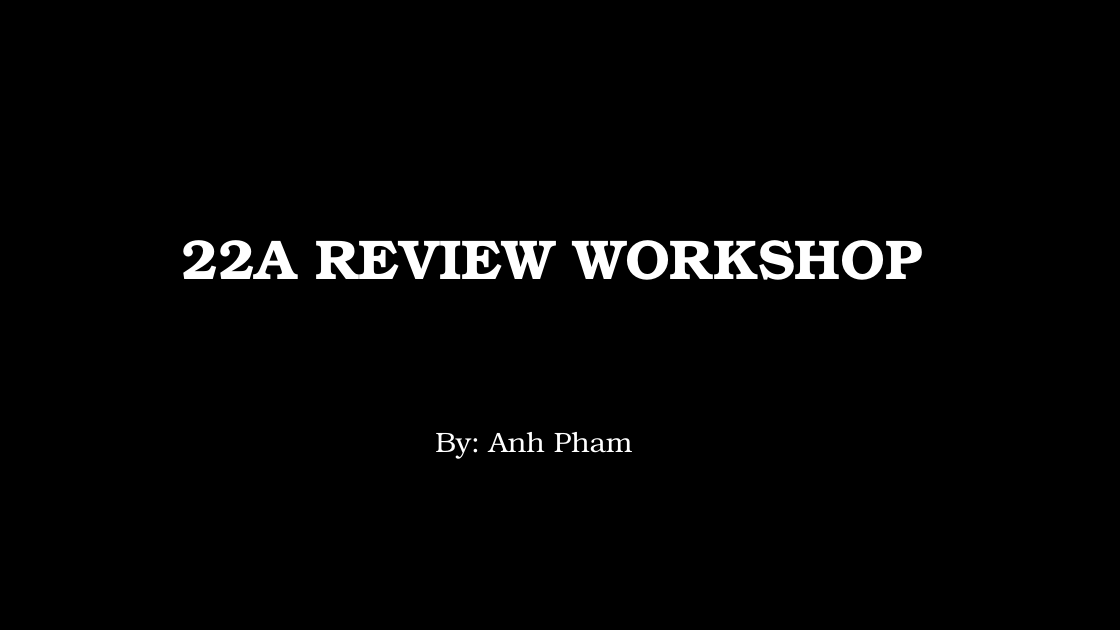
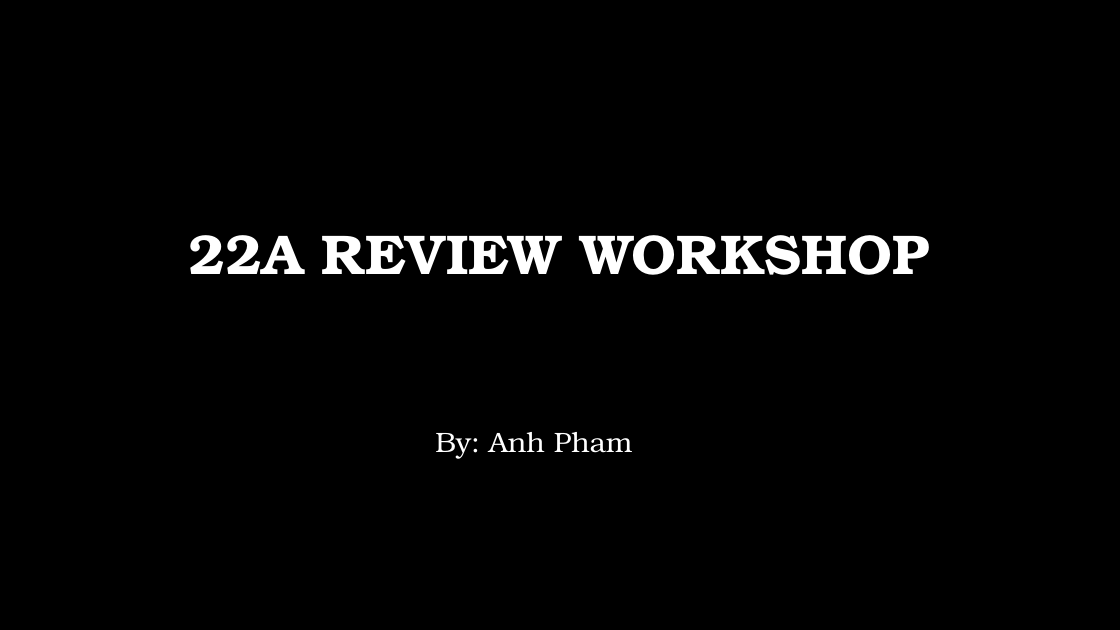
Before and after one commit to pmer/Simple-Game-Leading-Material, a slide deck: slide 1 of 1st workshop_22A REVIEW.pptx. Drawn at 1120x630 pixels with LibreOffice and Linux fonts; fonts in the diff are those of the drawing; background and template pictures are left out. Boxes give left, top, right and bottom in pixels: in the first picture for what was removed or moved away, otherwise in the second. Text is boxed around its words. In the diff, an @@ line names an element or a change of style, - is before the commit and + after.

Commit message:
final changes to 1st workshop.ppt

```diff
--- a/1st workshop_22A REVIEW.pptx
+++ b/1st workshop_22A REVIEW.pptx
@@ title "22A REVIEW WORKSHOP": place and size @@
-title "22A REVIEW WORKSHOP" at [182,240,923,280]
+title "22A REVIEW WORKSHOP" at [189,235,929,275]
```
Also in this commit, not shown: 4 other slides changed.
